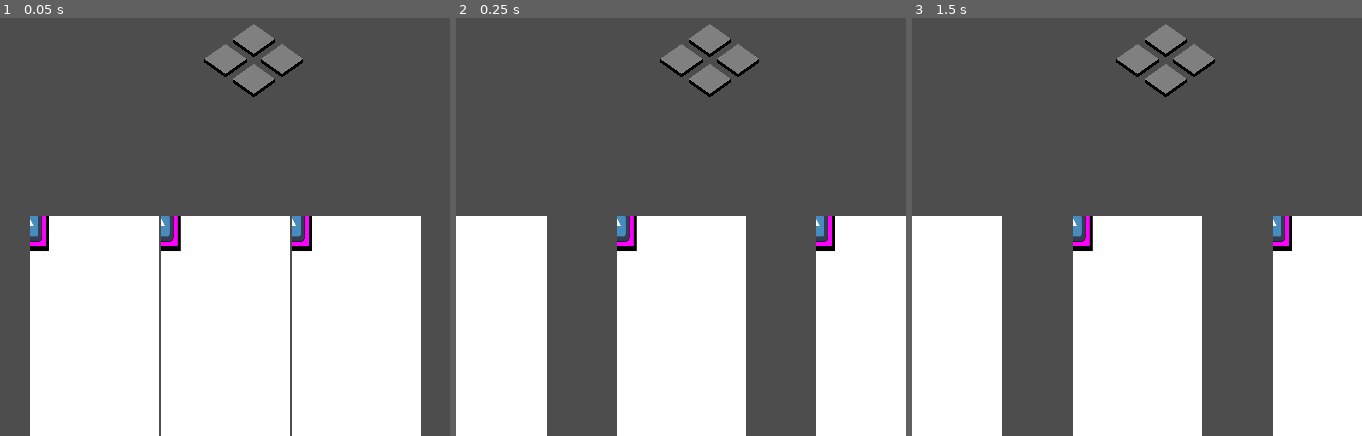
Above: before the commit, frames 1-3 (left to right).
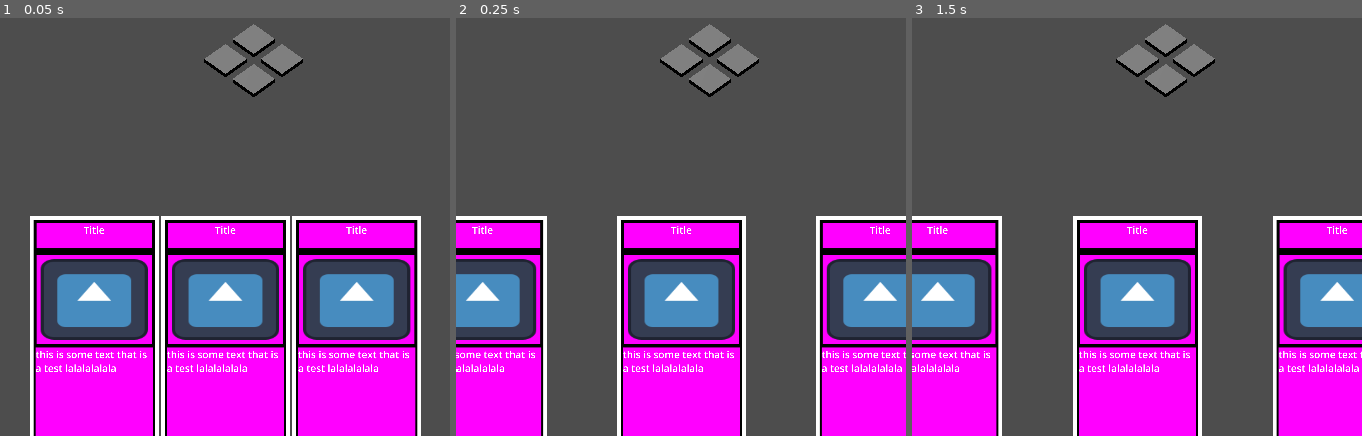
Above: after the commit, the same moments.

Repository: MannyFluss/AlienArchitect
Game: Godot game, scene res://main.tscn
Two runs of this game, one before a commit and one after it. Both use one fixed random seed, a clock stepped at 60 frames per second and the inputs below. The engine's default icon, where the game draws it, is replaced by a stand-in: a white triangle on a blue panel in a dark square.
Inputs (mouse positions are in pixels of both pictures, inside the frame that each line leads up to):
- Up to frame 1 (0.05 s): no input
- Up to frame 2 (0.25 s): no input
- Up to frame 3 (1.5 s): move the mouse to (outside the picture) at 0.52 s; press the mouse at (outside the picture) at 0.53 s; tap Enter at 1.25 s; move the mouse to (1047, 76) at 1.27 s; release the mouse at (1047, 76) at 1.28 s; click (1047, 76) at 1.35 s

The runs differ from the first frame. In frame 1, 41% of the frame differs, in the area x 6-93%, y 47-100%; in frame 2, 33%; in frame 3, 33%.

Commit message:
fixed card

Diff:
--- a/Prefabs/Card/Card.tscn
+++ b/Prefabs/Card/Card.tscn
@@ -100,8 +100,10 @@
 color = Color(1, 0, 1, 1)
 
 [node name="Control" type="Control" parent="CanvasLayer/CardGraphics/SubViewportContainer/SubViewport/Control"]
-layout_mode = 2
-anchors_preset = 0
+layout_mode = 1
+anchors_preset = 15
+anchor_right = 1.0
+anchor_bottom = 1.0
 grow_horizontal = 2
 grow_vertical = 2
 
